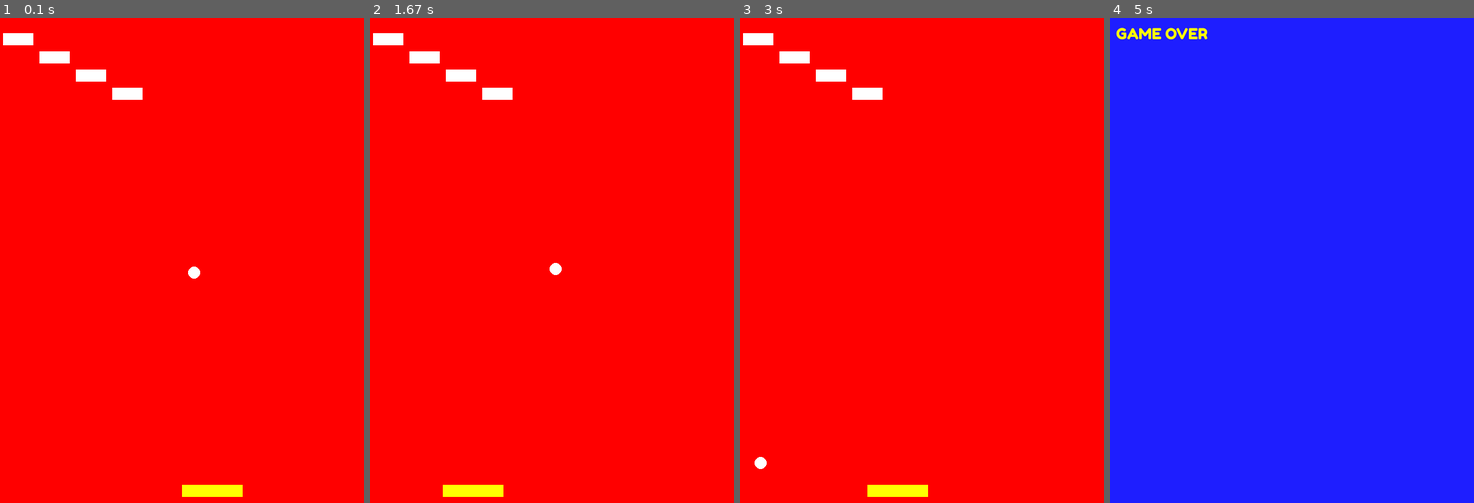
Above: before the commit, frames 1-4 (left to right).
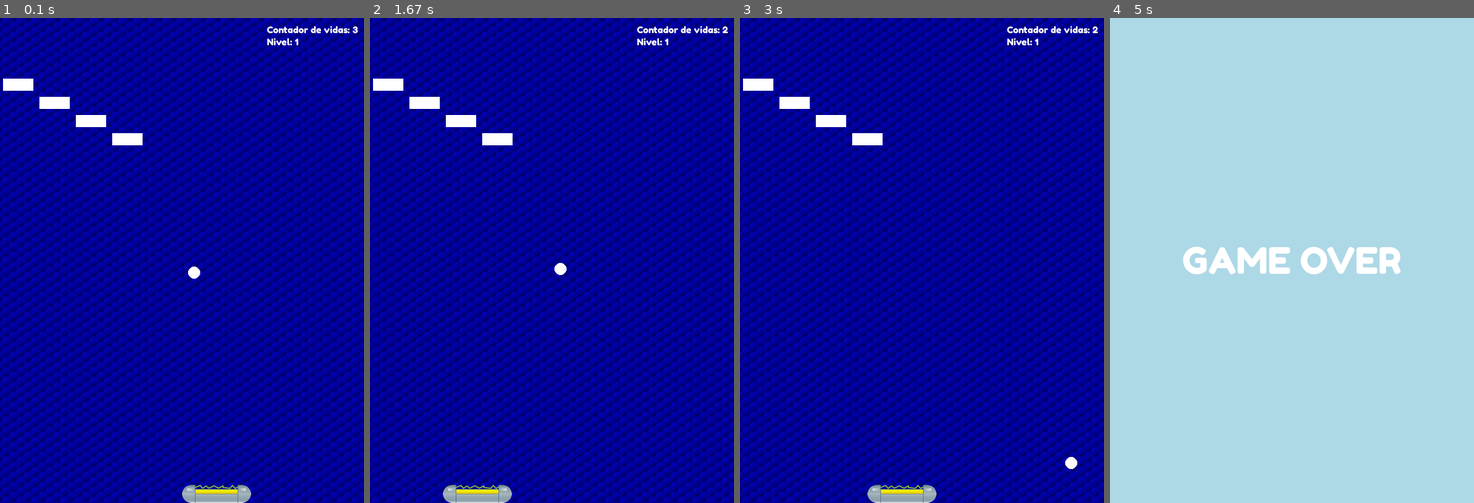
Above: after the commit, the same moments.

Repository: jdmejia92/Py_Game
Game: pygame game, started from main.py
The game is run twice, just before and just after one commit, with the same random seed, the same clock (stepped at 60 frames per second) and the same inputs.
Inputs:
- Up to frame 1 (0.1 s): no input
- Up to frame 2 (1.67 s): hold Left 0.33-0.87 s; hold Left 0.9-1.3 s; hold Right from 1.33 s (still down)
- Up to frame 3 (3 s): release Right at 1.97 s; hold Left 2-2.47 s; hold Right 2.5-2.97 s
- Up to frame 4 (5 s): hold Right 3-3.47 s; hold Left 3.5-4.03 s; hold Left 4.07-4.47 s

The runs differ from the first frame. In frame 1, 100% of the frame differs, in the area x 0-100%, y 0-100%; in frame 2, 100%; in frame 3, 100%; in frame 4, 100%.

Commit message:
Aplicando funciones de PyGame

Diff:
--- a/arkanoid/entities.py
+++ b/arkanoid/entities.py
@@ -61,12 +61,14 @@
         return False
 
 class Raqueta(Vigneta):
-    def __init__(self, padre, x, y, ancho, alto, color = (255, 255, 0)):
-        super().__init__(padre, x, y, ancho, alto, color)
+    def __init__(self, padre, x, y):
+        self.imagen = pg.image.load("resources/images/electric00.png")
+        self.rect = self.imagen.get_rect()
+        super().__init__(padre, x, y, self.rect.w, self.rect.h)
         self.vx = 5
 
     def dibujar(self):
-        pg.draw.rect(self.padre, self.color, (self.x, self.y, self.ancho, self.alto))
+        self.padre.blit(self.imagen, (self.x, self.y))
 
     def mover(self):
         teclas = pg.key.get_pressed()
@@ -93,8 +95,8 @@
     def reset(self):
         self.x = self.x_ini
         self.y = self.y_ini
-        self.vx = self.vx
-        self.vy = self.vy
+        self.vx = 4
+        self.vy = 4
         self.esta_viva = True
 
     def mover(self):
--- a/arkanoid/escenas.py
+++ b/arkanoid/escenas.py
@@ -9,8 +9,8 @@
         self.pantalla = pantalla
         self.reloj = pg.time.Clock()
 
-    def bucle_ppal():
-        pass
+    def bucle_ppal() -> bool:
+        return
 
 
 class Partida(Escena):
@@ -19,7 +19,9 @@
         self.bola = Bola(self.pantalla, self.pantalla.get_width() // 2,
                          self.pantalla.get_height() // 2)
         self.raqueta = Raqueta(self.pantalla, self.pantalla.get_width()//2,
-                         self.pantalla.get_height() - 30, 100, 20)
+                         self.pantalla.get_height() - 30)
+        self.fuente = pg.font.Font("resources/fonts/FredokaOne-Regular.ttf", 15)
+        self.fondo = pg.image.load("resources/images/background.jpg")
         self.ladrillos = []
         self.todos = []
         self.reset()
@@ -35,7 +37,7 @@
 
     def crea_ladrillos(self, nivel):
         for col, fil in niveles[nivel]:
-            l = Ladrillo(self.pantalla, 5 + 60 * col, 25 + 30 * fil, 50, 20)
+            l = Ladrillo(self.pantalla, 5 + 60 * col, 100 + 30 * fil, 50, 20)
             self.ladrillos.append(l)
 
         self.todos = self.todos + self.ladrillos
@@ -60,7 +62,7 @@
                     if evento.type == pg.QUIT:
                         return False
 
-                self.pantalla.fill((255, 0, 0))
+                self.pantalla.blit(self.fondo, (0, 0))
 
                 for objeto in self.todos:
                     objeto.mover()
@@ -80,6 +82,12 @@
                 for objeto in self.todos:
                     objeto.dibujar()
 
+                texto_contador = self.fuente.render('Contador de vidas: ' + str(self.contador_vidas), True, (255, 255, 255))
+                texto_niveles = self.fuente.render('Nivel: ' + str(nivel + 1), True, (255, 255, 255))
+
+                self.pantalla.blit(texto_contador, (self.pantalla.get_width() - 160, 10))
+                self.pantalla.blit(texto_niveles, (self.pantalla.get_width() - 160, 30))
+
                 pg.display.flip()
 
             nivel += 1
@@ -90,7 +98,7 @@
 class GameOver(Escena):
     def __init__(self, pantalla):
         super().__init__(pantalla)
-        self.fuente = pg.font.Font("resources/fonts/FredokaOne-Regular.ttf", 25)
+        self.fuente = pg.font.Font("resources/fonts/FredokaOne-Regular.ttf", 60)
 
     def bucle_ppal(self):
         while True:
@@ -102,9 +110,11 @@
                     if evento.key == pg.K_SPACE:
                         return True
 
-            self.pantalla.fill((30, 30, 255))
-            texto = self.fuente.render("GAME OVER", True, (255, 255, 0))
+            self.pantalla.fill((173, 216, 230))
+            texto_final = self.fuente.render("GAME OVER", True, (255, 255, 255))
+            rectexto = texto_final.get_rect()
 
-            self.pantalla.blit(texto, (10, 10))
+            self.pantalla.blit(texto_final, ((self.pantalla.get_width() - rectexto.width)//2,
+                                             (self.pantalla.get_height() - rectexto.h)//2))
 
             pg.display.flip()
--- a/arkanoid/game.py
+++ b/arkanoid/game.py
@@ -9,7 +9,9 @@
 
         pantalla = pg.display.set_mode((ancho, alto))
         pg.display.set_caption("Arkanoid")
-        self.escenas = [Partida(pantalla), GameOver(pantalla)]
+        partida = Partida(pantalla)
+        game_over = GameOver(pantalla)
+        self.escenas = [partida, game_over]
 
     def lanzar(self):
         escena_activa = 0
Binary file added: resources/images/background.jpg
Binary file added: resources/images/electric00.png
Binary file added: resources/images/electric01.png
Binary file added: resources/images/electric02.png
